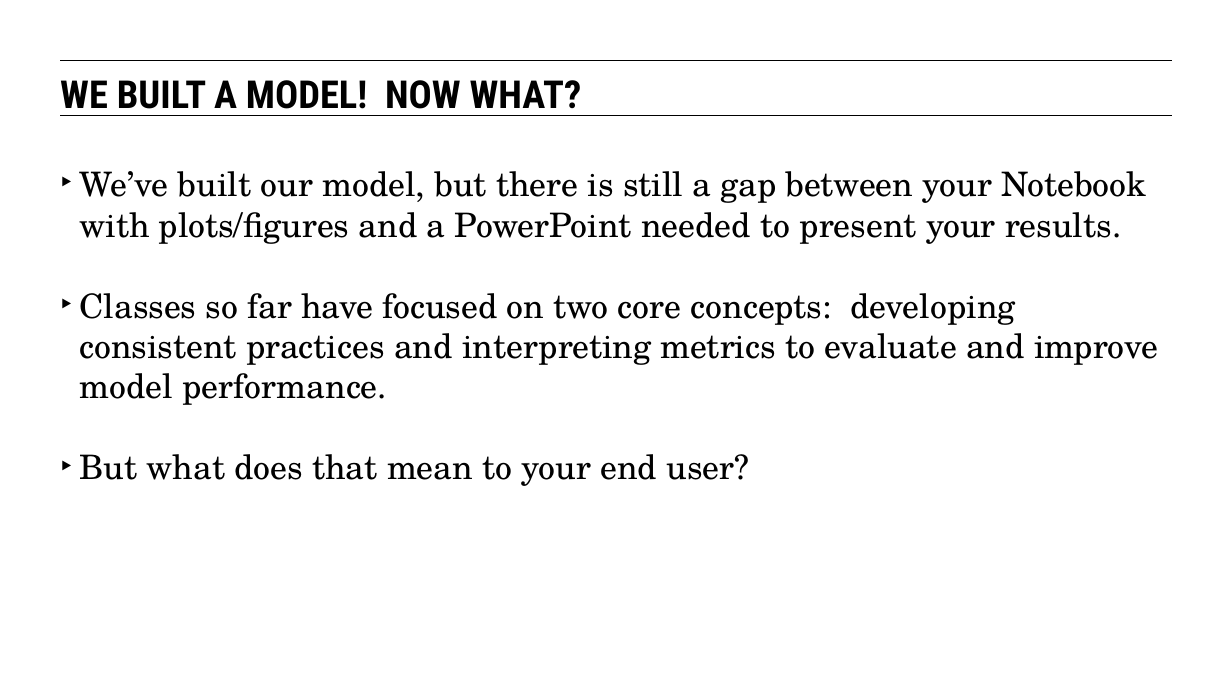
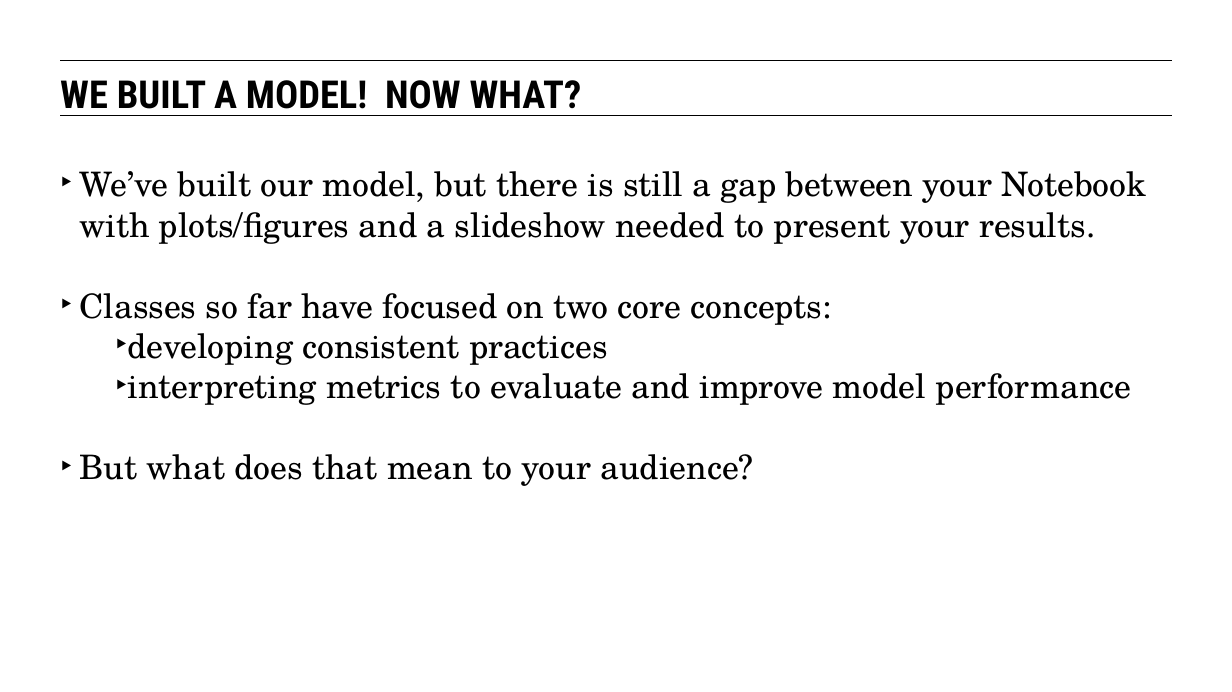
Before and after one commit to eflautt/ga-data-science, a slide deck: slide 9 of lessons/lesson-10/10-communicating-results.pptx. Drawn at 1232x692 pixels with LibreOffice and Linux fonts; fonts in the diff are those of the drawing. Boxes give left, top, right and bottom in pixels: in the first picture for what was removed or moved away, otherwise in the second. Text is boxed around its words. In the diff, an @@ line names an element or a change of style, - is before the commit and + after.

```diff
--- a/lessons/lesson-10/10-communicating-results.pptx
+++ b/lessons/lesson-10/10-communicating-results.pptx
@@ text at bbox=[79, 171, 1146, 486]: text changed @@
-‣ We’ve built our model, but there is still a gap between your Notebook with plots/figures and a PowerPoint needed to present your results.
-‣ Classes so far have focused on two core concepts: developing consistent practices and interpreting metrics to evaluate and improve model performance.
-‣ But what does that mean to your end user?
+‣ We’ve built our model, but there is still a gap between your Notebook with plots/figures and a slideshow needed to present your results.
+‣ Classes so far have focused on two core concepts:
+  ‣ developing consistent practices
+  ‣ interpreting metrics to evaluate and improve model performance
+‣ But what does that mean to your audience?
```
Also in this commit, not shown: 21 other slides changed, 3 slides added, 1 slide removed.
